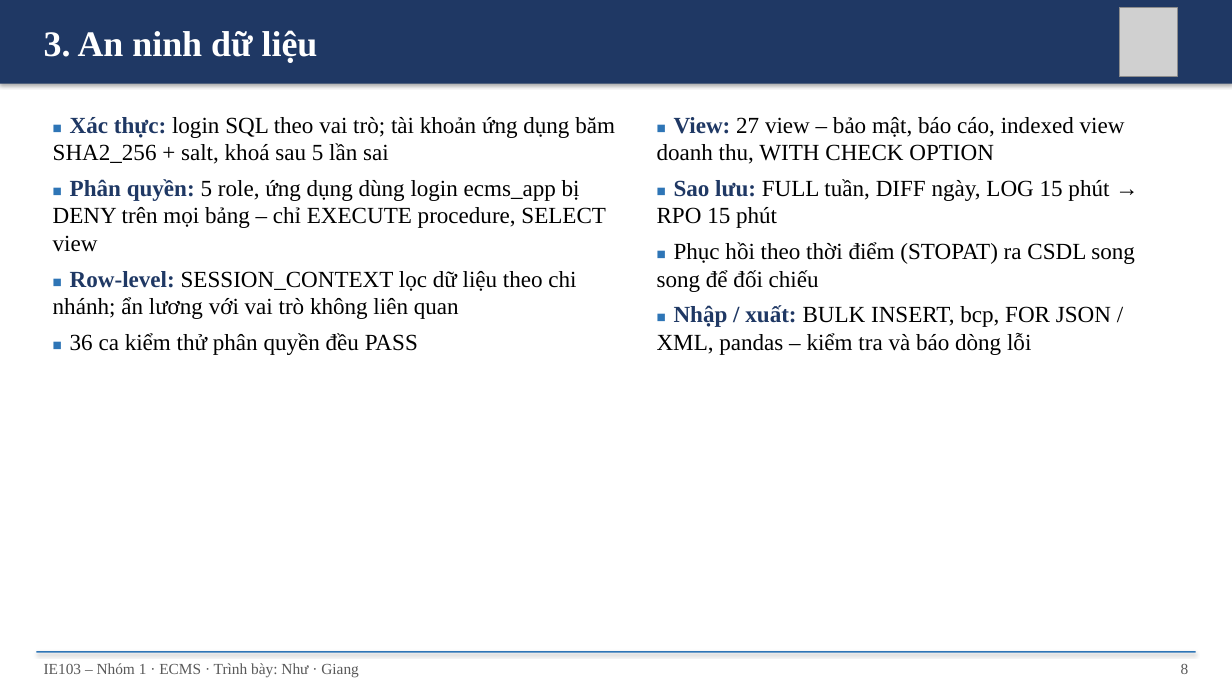
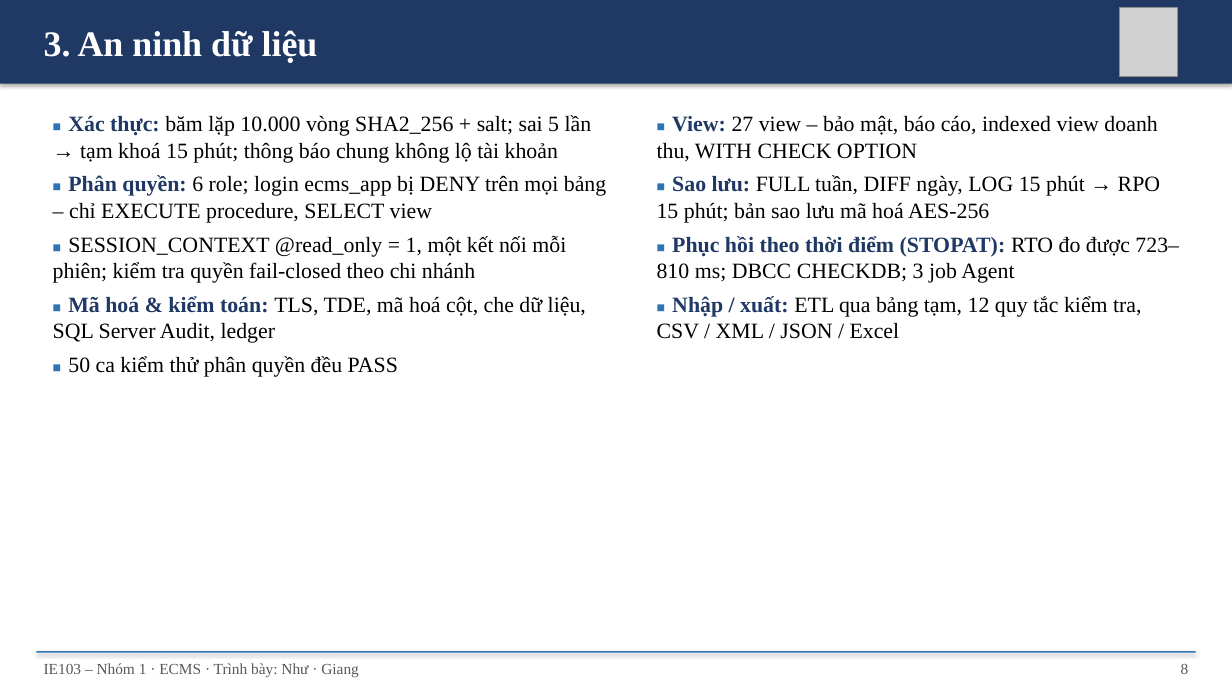
Before and after one commit to nhutruong-uit/ecms, a slide deck: slide 8 of slides/ECMS_Nhom1.pptx. Drawn at 1232x693 pixels with LibreOffice and Linux fonts; fonts in the diff are those of the drawing; grey boxes stand for pictures. Boxes give left, top, right and bottom in pixels: in the first picture for what was removed or moved away, otherwise in the second. Text is boxed around its words. In the diff, an @@ line names an element or a change of style, - is before the commit and + after.

Commit message:
docs(build): dựng lại báo cáo, hướng dẫn sử dụng (xuất PDF bằng Word) và slide (#66)

```diff
--- a/slides/ECMS_Nhom1.pptx
+++ b/slides/ECMS_Nhom1.pptx
@@ text at [53, 115, 606, 377]: text changed; size 18 to 17 pt @@
-■ Xác thực: login SQL theo vai trò; tài khoản ứng dụng băm SHA2_256 + salt, khoá sau 5 lần sai
-■ Phân quyền: 5 role, ứng dụng dùng login ecms_app bị DENY trên mọi bảng – chỉ EXECUTE procedure, SELECT view
-■ Row-level: SESSION_CONTEXT lọc dữ liệu theo chi nhánh; ẩn lương với vai trò không liên quan
-■ 36 ca kiểm thử phân quyền đều PASS
+■ Xác thực: băm lặp 10.000 vòng SHA2_256 + salt; sai 5 lần → tạm khoá 15 phút; thông báo chung không lộ tài khoản
+■ Phân quyền: 6 role; login ecms_app bị DENY trên mọi bảng – chỉ EXECUTE procedure, SELECT view
+■ SESSION_CONTEXT @read_only = 1, một kết nối mỗi phiên; kiểm tra quyền fail-closed theo chi nhánh
+■ Mã hoá & kiểm toán: TLS, TDE, mã hoá cột, che dữ liệu, SQL Server Audit, ledger
+■ 50 ca kiểm thử phân quyền đều PASS
@@ text at [657, 115, 1157, 161]: size 12 to 11 pt in "■"; size 18 to 17 pt in "View: 27 view – bảo mật, báo ..." @@
@@ text at [657, 175, 1179, 339]: text changed; size 18 to 17 pt @@
-■ Sao lưu: FULL tuần, DIFF ngày, LOG 15 phút → RPO 15 phút
-■ Phục hồi theo thời điểm (STOPAT) ra CSDL song song để đối chiếu
-■ Nhập / xuất: BULK INSERT, bcp, FOR JSON / XML, pandas – kiểm tra và báo dòng lỗi
+■ Sao lưu: FULL tuần, DIFF ngày, LOG 15 phút → RPO 15 phút; bản sao lưu mã hoá AES-256
+■ Phục hồi theo thời điểm (STOPAT): RTO đo được 723–810 ms; DBCC CHECKDB; 3 job Agent
+■ Nhập / xuất: ETL qua bảng tạm, 12 quy tắc kiểm tra, CSV / XML / JSON / Excel
```
Also in this commit, not shown: 12 other slides changed, 4 other files.
